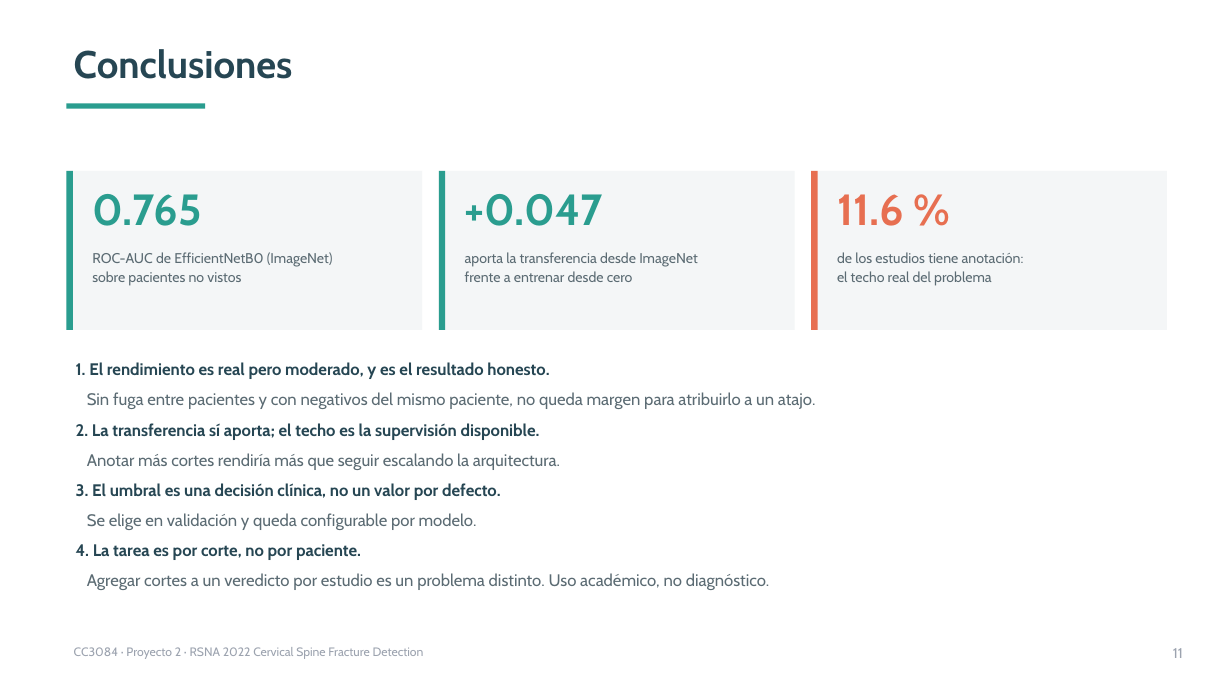
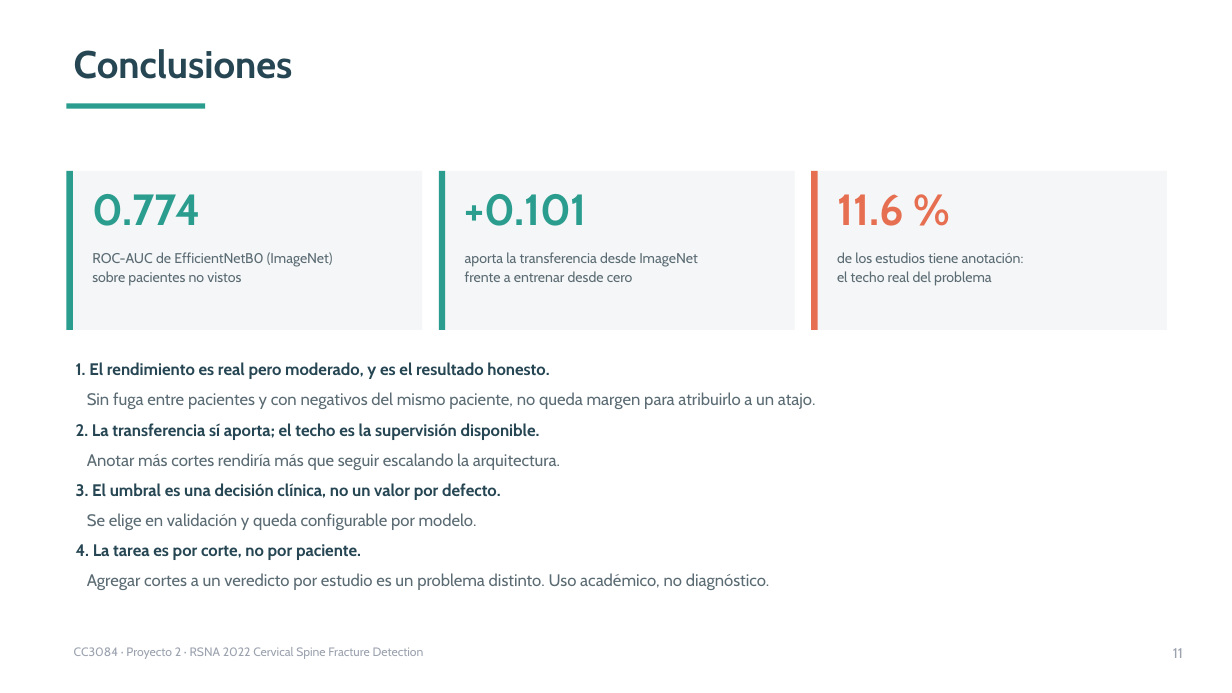
Before and after one commit to rodrigoajmac/CC3084_Proyecto_2, a slide deck: slide 11 of presentacion/proyecto2-resultados-cervical.pptx. Drawn at 1232x693 pixels with LibreOffice and Linux fonts; fonts in the diff are those of the drawing. Boxes give left, top, right and bottom in pixels: in the first picture for what was removed or moved away, otherwise in the second. Text is boxed around its words. In the diff, an @@ line names an element or a change of style, - is before the commit and + after.

```diff
--- a/presentacion/proyecto2-resultados-cervical.pptx
+++ b/presentacion/proyecto2-resultados-cervical.pptx
@@ text at (x1=92, y1=194, x2=201, y2=226): text changed @@
-0.765
+0.774
@@ text at (x1=465, y1=194, x2=587, y2=226): text changed @@
-+0.047
++0.101
```
Also in this commit, not shown: 3 other slides changed, 15 other files.
